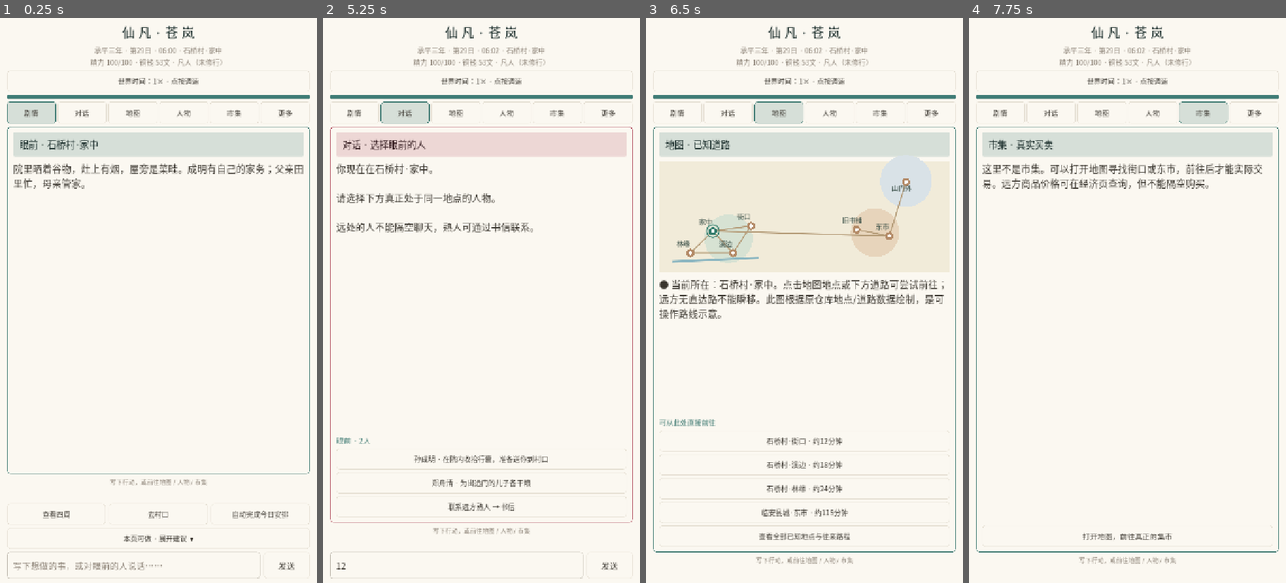
Above: before the commit, frames 1-4 (left to right).
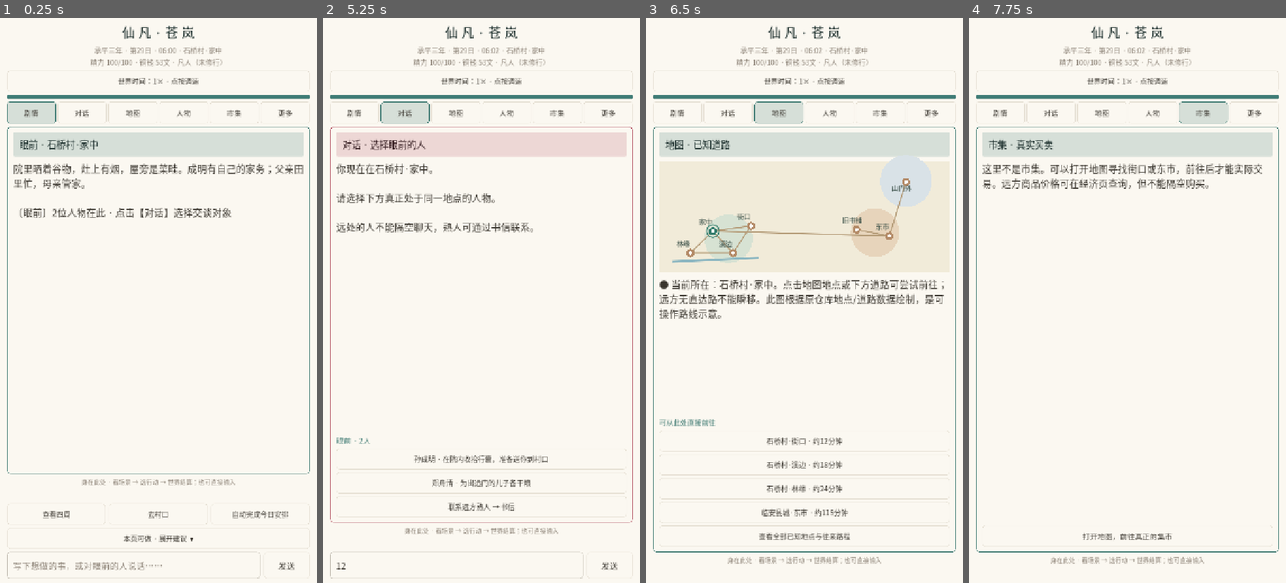
Above: after the commit, the same moments.

Repository: 160701541-cell/xinyanshuo
Game: Godot game, scene res://main.tscn
Two runs of this game, one before a commit and one after it. Both use one fixed random seed, a clock stepped at 60 frames per second and the inputs below.
Inputs (mouse positions are in pixels of both pictures, inside the frame that each line leads up to):
- Up to frame 1 (0.25 s): no input
- Up to frame 2 (5.25 s): click (456, 566) at 0.52 s; type "12" at 0.6 s; click "剧情" at 1.25 s; click "世界时间：1× · 点按调速" at 2 s; click "世界时间：5× · 点按调速" at 2.75 s; click "世界时间：20× · 点按调速" at 3.5 s; click "世界时间：暂停 · 点按调速" at 4.25 s; click "对话" at 5 s
- Up to frame 3 (6.5 s): click "地图" at 5.75 s
- Up to frame 4 (7.75 s): click "人物" at 6.5 s; click "市集" at 7.25 s

The runs differ from the first frame. In frame 1, 0.8% of the frame differs, in the area x 6-75%, y 33-83%; in frame 2, 0.3%; in frame 3, 0.3%; in frame 4, 0.3%.

Commit message:
ui(xianfan): make scene-local MUD interaction cues visible without adding world roster clutter

Diff:
--- a/projects/xianfan-living-world/android-text/scripts/main.gd
+++ b/projects/xianfan-living-world/android-text/scripts/main.gd
@@ -328,7 +328,7 @@
     actor_buttons.add_theme_constant_override("separation",6)
     inside.add_child(actor_buttons)
 
-    reader_footer=_label("写下行动，或前往地图 / 人物 / 市集",14,FADED)
+    reader_footer=_label("身在此处 · 看场景 → 选行动 → 世界结算；也可直接输入",14,FADED)
     reader_footer.horizontal_alignment=HORIZONTAL_ALIGNMENT_CENTER
     root.add_child(reader_footer)
     notice=_label("",16,GOLD)
@@ -1230,6 +1230,9 @@
             page_title.text="眼前 · "+str(game.data["place"])
             # The story screen shows what happens here, not a world census.
             scene_text.text=game.look()
+            # MUD-style contextual scene: visible local presence, not a global roster.
+            var present_count:=game.nearby_people(999).size()
+            scene_text.text+="\n\n〔眼前〕%d位人物在此 · 点击【对话】选择交谈对象" % present_count
             if not game.last_result.is_empty() and game.last_channel=="剧情":
                 scene_text.text+="\n\n【刚刚发生】\n"+game.last_result.substr(0,700)
             var generated:=game.recent_story_ai(1)
